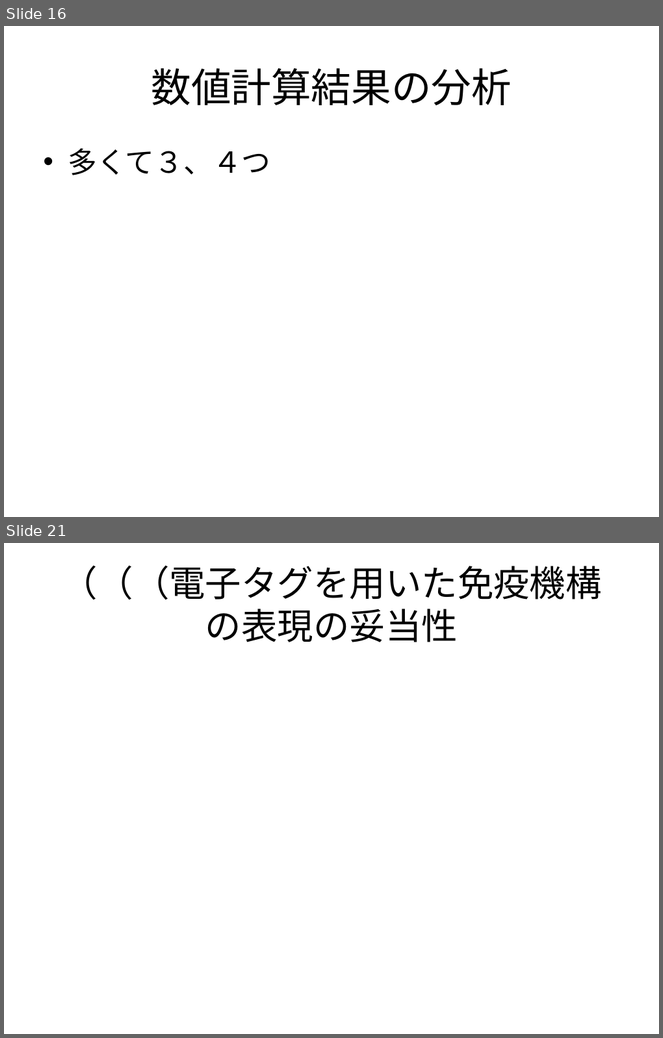
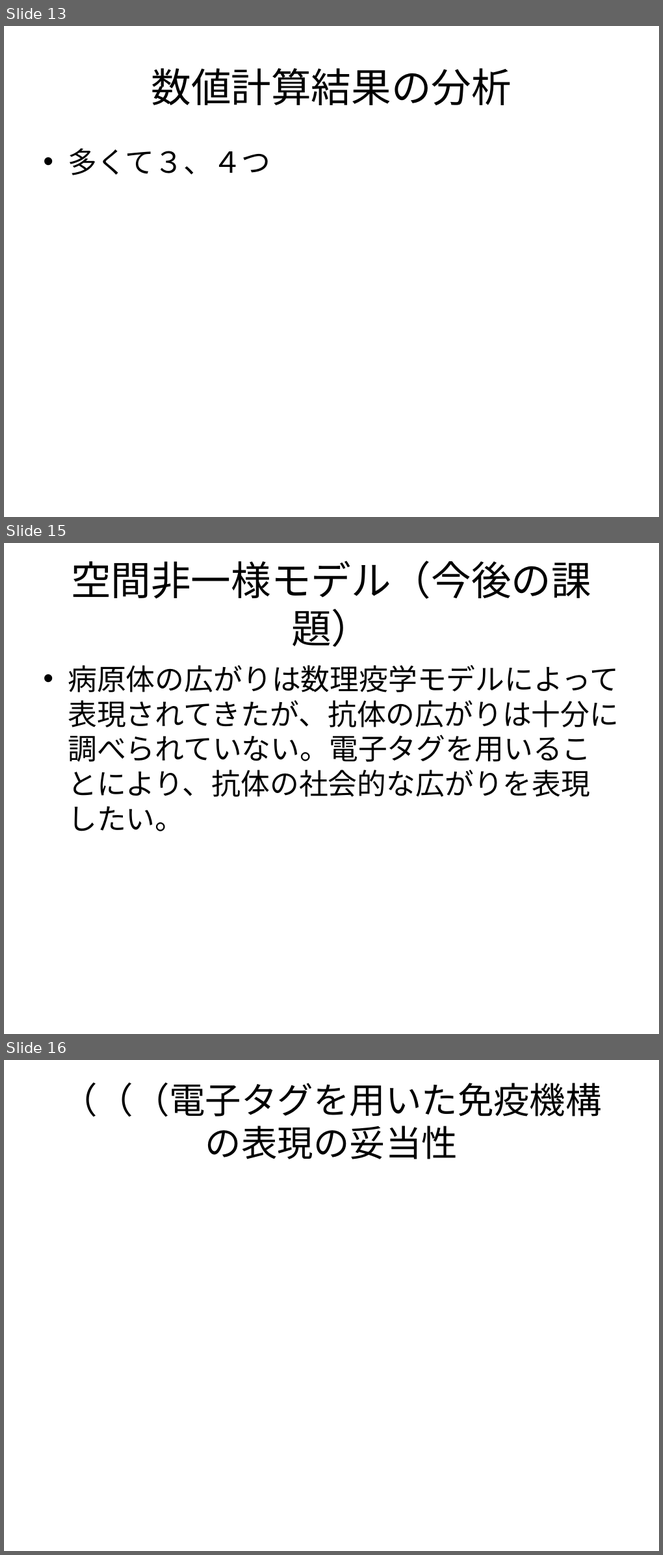
Before and after one commit to nkud/Research-BB, a slide deck: ppt/卒業研究.pptx. Shown one above the other, each under a label of ours: slides 16 and 21 before the commit, slides 13, 15 and 16 after it; the slides between them are not shown. The pictures are 663x1038 and 663x1555 pixels, drawn with LibreOffice and Linux fonts; fonts in the diff are those of the drawing. Boxes give left, top, right and bottom in pixels: in the first picture for what was removed or moved away, otherwise in the second. Text is boxed around its words. In the diff, an @@ line names an element or a change of style, - is before the commit and + after.

```diff
--- a/ppt/卒業研究.pptx
+++ b/ppt/卒業研究.pptx
@@ slide 15 added at <box>4,543,659,1034</box>, background #FFFFFF @@
@@ title added at <box>71,561,592,647</box>, 44 pt, text #000000 @@
+空間非一様モデル（今後の課題）
@@ text added at <box>68,665,619,832</box>, 32 pt, text #000000 @@
+• 病原体の広がりは数理疫学モデルによって表現されてきたが、抗体の広がりは十分に調べられていない。電子タグを用いることにより、抗体の社会的な広がりを表現したい。
@@ what was slide 16 is now slide 13 @@
@@ what was slide 21 is now slide 16 @@
```
Also in this commit, not shown: 7 slides changed, 4 slides removed.
